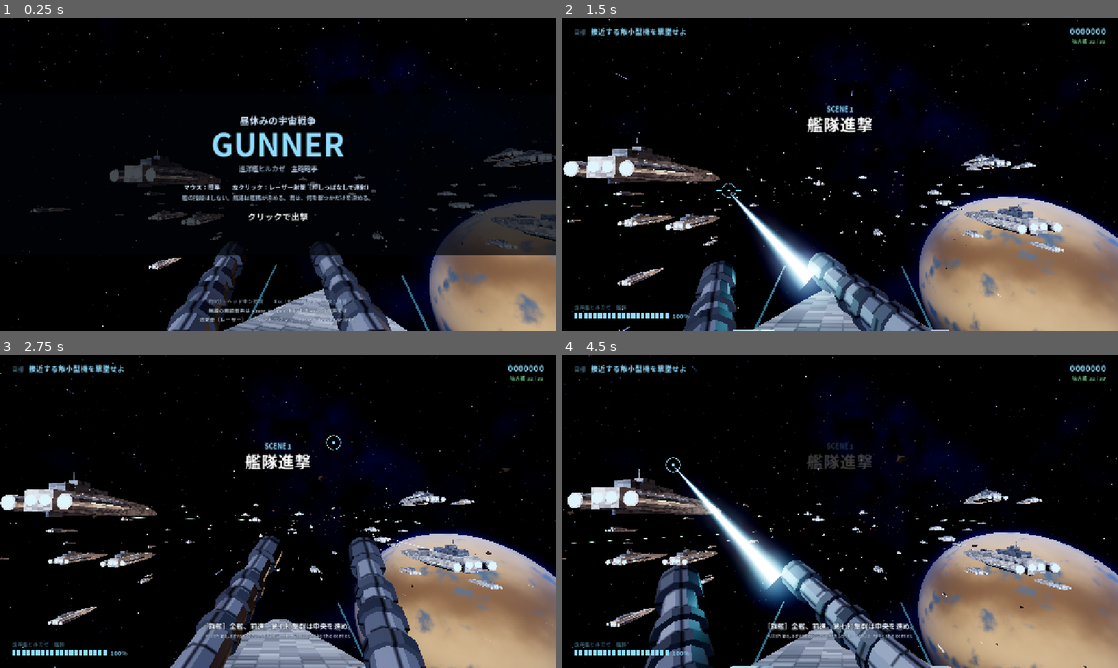
Above: before the commit, frames 1-4 (two rows, left to right).
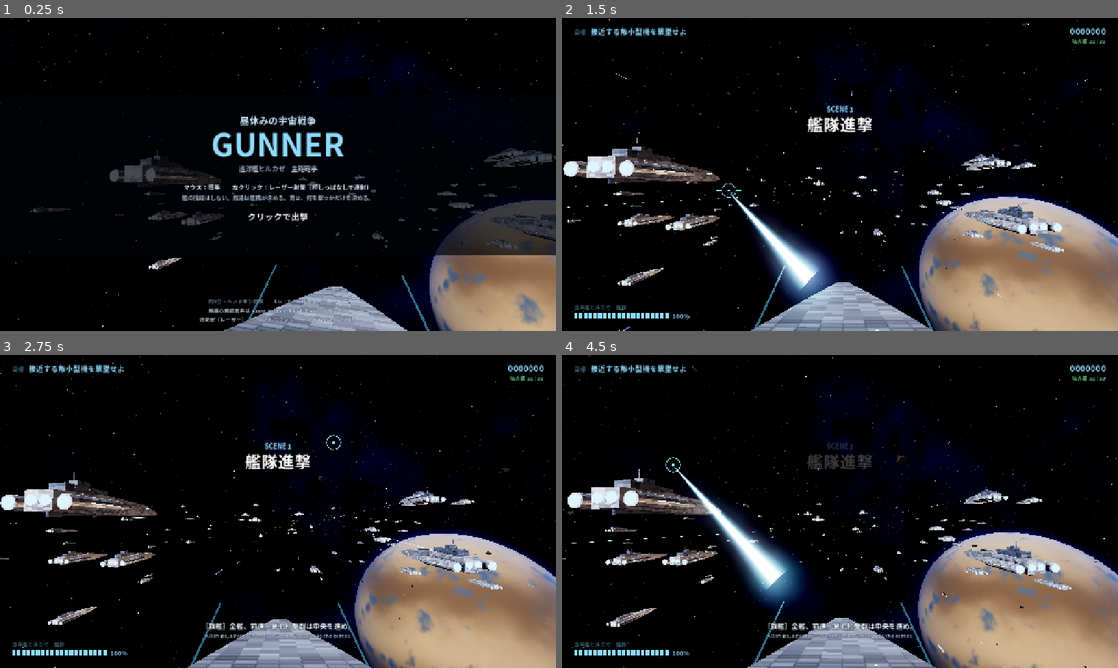
Above: after the commit, the same moments.

Repository: katomi95/hiruyasumi-gunner
Game: Godot game, scene res://scenes/main.tscn
Same seed, same stepped clock (60 frames per second), same inputs: the game is played once before the commit and once after it.
Inputs (mouse positions are in pixels of both pictures, inside the frame that each line leads up to):
- Up to frame 1 (0.25 s): no input
- Up to frame 2 (1.5 s): tap Enter at 0.5 s; move the mouse to (962, 158) at 0.52 s; tap M at 0.6 s; click (962, 158) at 0.67 s; move the mouse to (728, 190) at 1.27 s; tap P at 1.35 s; click (728, 190) at 1.42 s
- Up to frame 3 (2.75 s): move the mouse to (333, 442) at 2.02 s; tap M at 2.1 s; click (333, 442) at 2.17 s
- Up to frame 4 (4.5 s): move the mouse to (812, 574) at 2.77 s; tap P at 2.85, 4.35 s; click (812, 574) at 2.92 s; move the mouse to (1006, 558) at 3.52 s; tap M at 3.6 s; click (1006, 558) at 3.67 s; move the mouse to (673, 464) at 4.27 s; click (673, 464) at 4.42 s

The runs differ from the first frame. In frame 1, 3.4% of the frame differs, in the area x 30-71%, y 71-100%; in frame 2, 3.6%; in frame 3, 5.8%, in the area x 30-77%, y 57-100%; in frame 4, 5.4%.

Commit message:
自艦の砲塔を表示しない（レーザーは砲口位置から出る）
Co-Authored-By: Claude Opus 5.5 <noreply@anthropic.com>

Diff:
--- a/scripts/gun.gd
+++ b/scripts/gun.gd
@@ -1,7 +1,7 @@
 extends Node3D
 ## PlayerGun：自艦の砲座。操作は照準（マウス）と射撃（左クリック・押しっぱなしで連射）だけ。
 ## 主砲はレーザー。撃った瞬間に照準点まで光の筋が伸び、そのまま当たる。砲身の加熱はない。
-## 砲身は照準位置へ追従する。自動ロックオンはしない（重なった時に照準の色が変わるだけ）
+## 砲塔の模型は表示しない（砲口の位置だけ使い、光の筋はそこから出る）。砲口は照準位置へ追従する。自動ロックオンはしない（重なった時に照準の色が変わるだけ）
 
 const RATE := 6.0
 const DMG := 2.5
@@ -36,6 +36,7 @@
 	var hm := MeshInstance3D.new()
 	hm.mesh = Models.get_mesh("gun_housing")
 	hm.cast_shadow = GeometryInstance3D.SHADOW_CASTING_SETTING_OFF
+	hm.visible = false
 	housing.add_child(hm)
 	pitch_node = Node3D.new()
 	pitch_node.position = Vector3(0, 0.4, -1.0)
@@ -45,6 +46,7 @@
 		b.mesh = Models.get_mesh("gun_barrel")
 		b.position = Vector3(s * 2.4, 0, 0)
 		b.cast_shadow = GeometryInstance3D.SHADOW_CASTING_SETTING_OFF
+		b.visible = false
 		pitch_node.add_child(b)
 		barrels.append(b)
 	muzzle_light = OmniLight3D.new()
Not shown, changed: docs/index.html
Not shown, changed: docs/index.pck
